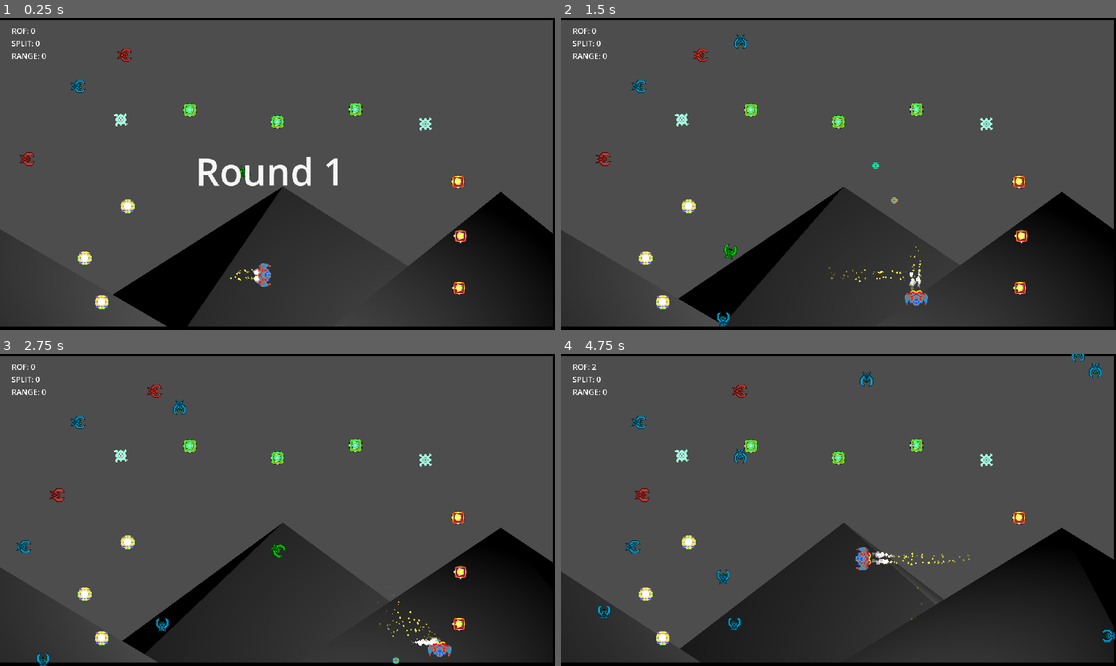
Above: before the commit, frames 1-4 (two rows, left to right).
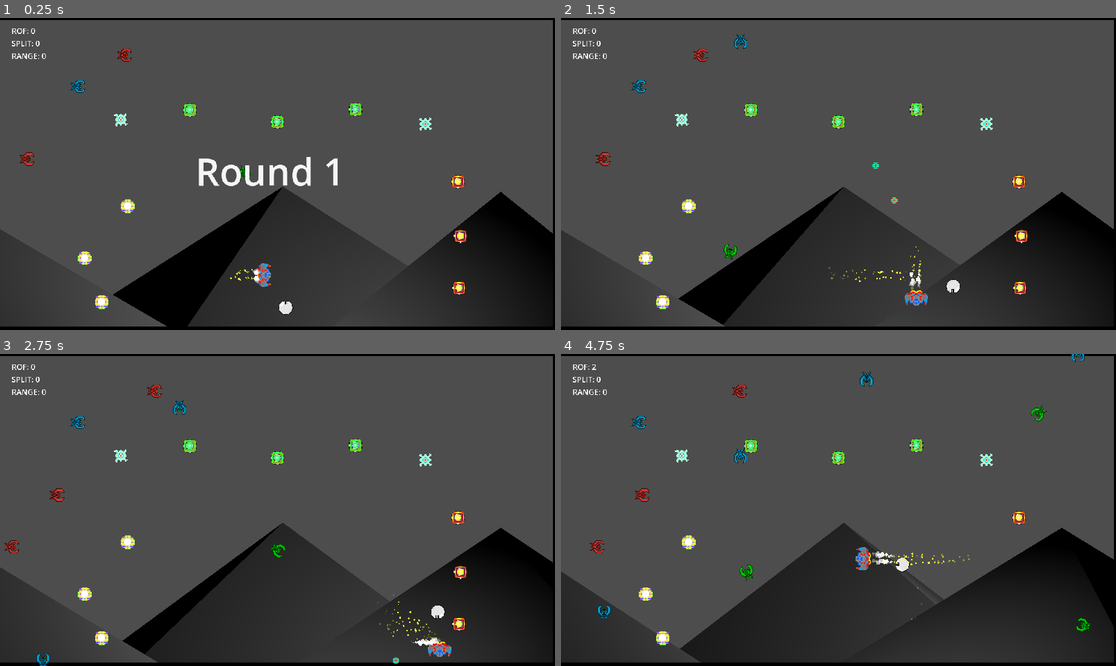
Above: after the commit, the same moments.

Repository: gamkedo-la/AttackStackCharlie
Game: Godot game, scene res://Levels/TestLevelA.tscn
The game is run twice, just before and just after one commit, with the same random seed, the same clock (stepped at 60 frames per second) and the same inputs. This scene is started directly instead of the project's main scene. Sound files missing from this copy of the repository are replaced by a short silence.
Inputs:
- Up to frame 1 (0.25 s): no input
- Up to frame 2 (1.5 s): hold D (move right) 0.53-1.28 s; hold Space (shoot) 0.53-1.28 s; hold S (move down) from 1.28 s (still down); tap Space (shoot) at 1.35 s
- Up to frame 3 (2.75 s): release S (move down) at 2.03 s; hold D (move right) from 2.03 s (still down); hold Space (shoot) from 2.03 s (still down)
- Up to frame 4 (4.75 s): release D (move right) at 2.78 s; release Space (shoot) at 2.78 s; hold W (move up) 2.78-3.53 s; tap Space (shoot) at 2.85, 4.35 s; hold Space (shoot) 3.53-4.28 s; hold A (move left) from 3.53 s (still down)

The runs differ from the first frame. In frame 1, less than 0.1% of the frame differs, in the area x 50-53%, y 90-96%; in frame 2, 0.2%; in frame 3, 0.3%; in frame 4, 0.7%, in the area x 5-100%, y 2-93%.

Commit message:
Variable enemy edge spawn per stage (inspector authoring currently... not ideal)

Diff:
--- a/Enemies/EnemyEdgeSpawning.gd
+++ b/Enemies/EnemyEdgeSpawning.gd
@@ -1,21 +1,47 @@
 extends Node2D
 
-var enemy_scene = preload("res://Enemies/EvilSlider.tscn")
-var max_enemies = 25
+@export var enemy_data: Array[Dictionary] = [
+	{"scene": preload("res://Enemies/EvilRusher.tscn"), "weight": 1},
+	{"scene": preload("res://Enemies/EvilSlider.tscn"), "weight": 3},
+	{"scene": preload("res://Enemies/EvilCircler.tscn"), "weight": 2}
+]
+@export var minRespawnTime: float = 0.25
+@export var maxRespawnTime: float = 0.75
+@export var maxEnemies: int = 25
+
 
 func _ready():
 	spawn_loop()
 
 func spawn_loop():
 	while true:
-		var delay_time = randf_range(0.25, 0.75)
+		var delay_time = randf_range(minRespawnTime, maxRespawnTime)
 		var timer = get_tree().create_timer(delay_time)
 		await timer.timeout
-		if get_node_count() < max_enemies:
+		if get_node_count() < maxEnemies:
 			spawn_enemy_at_random_edge()
 
 func get_node_count():
 	return get_tree().get_nodes_in_group("enemies").size()
+
+func get_spawn_weight_total():
+	var total_weight = 0
+	for data in enemy_data:
+		total_weight += data["weight"]
+	return total_weight
+
+func select_enemy_scene():
+	var total_weight = get_spawn_weight_total()
+	var random_value = randi() % total_weight
+	var current_weight = 0
+
+	for data in enemy_data:
+		current_weight += data["weight"]
+		if random_value < current_weight:
+			return data["scene"]
+
+	print("I messed up the spawn ratio logic this should not be seen - cdeleon");
+	return null
 
 func spawn_enemy_at_random_edge():
 	var viewport_size = get_viewport_rect().size
@@ -23,7 +49,7 @@
 	# Randomly select an edge: 0 = top, 1 = bottom, 2 = left, 3 = right
 	var edge = randi() % 4
 	var spawn_position = Vector2()
-	var enemy = enemy_scene.instantiate()
+	var enemy = select_enemy_scene().instantiate()
 	match edge:
 		0: # Top
 			enemy.setDirection(Vector2.DOWN)
--- a/Enemies/EvilCircler.tscn
+++ b/Enemies/EvilCircler.tscn
@@ -1,7 +1,7 @@
 [gd_scene load_steps=5 format=3 uid="uid://d12rmco0pfhyc"]
 
-[ext_resource type="Script" path="res://Enemies/EvilCircler.gd" id="1_fbonj"]
-[ext_resource type="Texture2D" uid="uid://c8qh1tgr28e8r" path="res://Enemies/EnemyCraftMain.png" id="2_o4jaw"]
+[ext_resource type="Script" path="res://Enemies/Scripts/EvilCircler.gd" id="1_87sve"]
+[ext_resource type="Texture2D" uid="uid://c8qh1tgr28e8r" path="res://Enemies/Art/EnemyCraftMain.png" id="2_kc2ov"]
 
 [sub_resource type="CircleShape2D" id="CircleShape2D_cio05"]
 radius = 9.0
@@ -11,7 +11,7 @@
 
 [node name="EvilCircler" type="Area2D"]
 collision_layer = 2
-script = ExtResource("1_fbonj")
+script = ExtResource("1_87sve")
 
 [node name="CollisionShape2D" type="CollisionShape2D" parent="."]
 shape = SubResource("CircleShape2D_cio05")
@@ -25,7 +25,7 @@
 
 [node name="EnemyCraftMain" type="Sprite2D" parent="."]
 modulate = Color(0, 1, 0, 1)
-texture = ExtResource("2_o4jaw")
+texture = ExtResource("2_kc2ov")
 
 [connection signal="area_entered" from="ProjectileDetector" to="." method="_on_projectile_detector_area_entered"]
 [connection signal="screen_exited" from="VisibleOnScreenNotifier2D" to="." method="_on_visible_on_screen_notifier_2d_screen_exited"]
--- a/Enemies/EvilRusher.tscn
+++ b/Enemies/EvilRusher.tscn
@@ -1,7 +1,7 @@
 [gd_scene load_steps=5 format=3 uid="uid://b87ldi225us4h"]
 
-[ext_resource type="Script" path="res://Enemies/EvilRusher.gd" id="1_nb0f4"]
-[ext_resource type="Texture2D" uid="uid://c8qh1tgr28e8r" path="res://Enemies/EnemyCraftMain.png" id="2_aedwa"]
+[ext_resource type="Script" path="res://Enemies/Scripts/EvilRusher.gd" id="1_2rxwd"]
+[ext_resource type="Texture2D" uid="uid://c8qh1tgr28e8r" path="res://Enemies/Art/EnemyCraftMain.png" id="2_472mj"]
 
 [sub_resource type="CircleShape2D" id="CircleShape2D_cio05"]
 radius = 9.0
@@ -11,7 +11,7 @@
 
 [node name="EvilRusher" type="Area2D"]
 collision_layer = 2
-script = ExtResource("1_nb0f4")
+script = ExtResource("1_2rxwd")
 
 [node name="CollisionShape2D" type="CollisionShape2D" parent="."]
 shape = SubResource("CircleShape2D_cio05")
@@ -25,7 +25,7 @@
 
 [node name="EnemyCraftMain" type="Sprite2D" parent="."]
 modulate = Color(1, 0.254902, 0.227451, 1)
-texture = ExtResource("2_aedwa")
+texture = ExtResource("2_472mj")
 
 [connection signal="area_entered" from="ProjectileDetector" to="." method="_on_projectile_detector_area_entered"]
 [connection signal="screen_exited" from="VisibleOnScreenNotifier2D" to="." method="_on_visible_on_screen_notifier_2d_screen_exited"]
--- a/Enemies/EvilSlider.tscn
+++ b/Enemies/EvilSlider.tscn
@@ -1,7 +1,7 @@
 [gd_scene load_steps=5 format=3 uid="uid://cfc6nu2yaw6cd"]
 
-[ext_resource type="Script" path="res://Enemies/EvilSlider.gd" id="1_5p6gb"]
-[ext_resource type="Texture2D" uid="uid://c8qh1tgr28e8r" path="res://Enemies/EnemyCraftMain.png" id="2_1jdsd"]
+[ext_resource type="Script" path="res://Enemies/Scripts/EvilSlider.gd" id="1_nju7s"]
+[ext_resource type="Texture2D" uid="uid://c8qh1tgr28e8r" path="res://Enemies/Art/EnemyCraftMain.png" id="2_88m1p"]
 
 [sub_resource type="CircleShape2D" id="CircleShape2D_cio05"]
 radius = 9.0
@@ -11,7 +11,7 @@
 
 [node name="EvilSlider" type="Area2D"]
 collision_layer = 2
-script = ExtResource("1_5p6gb")
+script = ExtResource("1_nju7s")
 
 [node name="CollisionShape2D" type="CollisionShape2D" parent="."]
 shape = SubResource("CircleShape2D_cio05")
@@ -25,7 +25,7 @@
 
 [node name="EnemyCraftMain" type="Sprite2D" parent="."]
 modulate = Color(0, 0.756863, 1, 1)
-texture = ExtResource("2_1jdsd")
+texture = ExtResource("2_88m1p")
 
 [connection signal="area_entered" from="ProjectileDetector" to="." method="_on_projectile_detector_area_entered"]
 [connection signal="screen_exited" from="VisibleOnScreenNotifier2D" to="." method="_on_visible_on_screen_notifier_2d_screen_exited"]
--- a/Enemies/EvilSpikes.tscn
+++ b/Enemies/EvilSpikes.tscn
@@ -1,14 +1,14 @@
 [gd_scene load_steps=8 format=3 uid="uid://cj7rg0xhytvee"]
 
-[ext_resource type="Script" path="res://Enemies/EvilSpikes.gd" id="1_5br4y"]
-[ext_resource type="Texture2D" uid="uid://dprmolug2e317" path="res://Enemies/EvilSpikes-Sheet.png" id="2_die8i"]
+[ext_resource type="Script" path="res://Enemies/Scripts/EvilSpikes.gd" id="1_o4rim"]
+[ext_resource type="Texture2D" uid="uid://dprmolug2e317" path="res://Enemies/Art/EvilSpikes-Sheet.png" id="2_hji4a"]
 
 [sub_resource type="AtlasTexture" id="AtlasTexture_apqvm"]
-atlas = ExtResource("2_die8i")
+atlas = ExtResource("2_hji4a")
 region = Rect2(0, 0, 32, 32)
 
 [sub_resource type="AtlasTexture" id="AtlasTexture_enjn8"]
-atlas = ExtResource("2_die8i")
+atlas = ExtResource("2_hji4a")
 region = Rect2(32, 0, 32, 32)
 
 [sub_resource type="SpriteFrames" id="SpriteFrames_wk7pd"]
@@ -33,7 +33,7 @@
 
 [node name="EvilSpikes" type="Area2D"]
 collision_layer = 2
-script = ExtResource("1_5br4y")
+script = ExtResource("1_o4rim")
 
 [node name="AnimatedSprite2D" type="AnimatedSprite2D" parent="."]
 sprite_frames = SubResource("SpriteFrames_wk7pd")
--- a/Enemies/EvilCircler.gd
+++ b/Enemies/Scripts/EvilCircler.gd
@@ -1,4 +1,4 @@
-extends "res://Enemies/Enemy.gd"
+extends "res://Enemies/Scripts/Enemy.gd"
 
 const ROTATE_SPEED = 0.2
 const CIRCLE_DISTANCE = 400
--- a/Enemies/EvilRusher.gd
+++ b/Enemies/Scripts/EvilRusher.gd
@@ -1,4 +1,4 @@
-extends "res://Enemies/Enemy.gd"
+extends "res://Enemies/Scripts/Enemy.gd"
 
 const HUNT_SPEED = 25
 const RUSH_SPEED = 95
--- a/Enemies/EvilSlider.gd
+++ b/Enemies/Scripts/EvilSlider.gd
@@ -1,4 +1,4 @@
-extends "res://Enemies/Enemy.gd"
+extends "res://Enemies/Scripts/Enemy.gd"
 
 func _ready():
 	pass
--- a/Enemies/EvilSpikes.gd
+++ b/Enemies/Scripts/EvilSpikes.gd
@@ -1,4 +1,4 @@
-extends "res://Enemies/Enemy.gd"
+extends "res://Enemies/Scripts/Enemy.gd"
 
 func _ready():
 	pass
--- a/Levels/TestLevelA.tscn
+++ b/Levels/TestLevelA.tscn
@@ -19,7 +19,6 @@
 script = ExtResource("1_4o0gi")
 
 [node name="Playerdrone" parent="." instance=ExtResource("2_ojseh")]
-visible = false
 position = Vector2(526, 392)
 
 [node name="Enemies" type="Node2D" parent="."]
--- a/Levels/TestLevelB.tscn
+++ b/Levels/TestLevelB.tscn
@@ -1,7 +1,6 @@
-[gd_scene load_steps=7 format=3 uid="uid://b5l5coih5r1su"]
+[gd_scene load_steps=6 format=3 uid="uid://b5l5coih5r1su"]
 
 [ext_resource type="Script" path="res://Levels/MainPlay.gd" id="1_2d853"]
-[ext_resource type="PackedScene" uid="uid://ctoiuwlmdykfy" path="res://Player/playerdrone.tscn" id="2_3iq38"]
 [ext_resource type="Script" path="res://Enemies/EnemyEdgeSpawning.gd" id="3_einjh"]
 [ext_resource type="PackedScene" uid="uid://0xcemwtyox3a" path="res://Models/pyramid.glb" id="11_uybkw"]
 [ext_resource type="Script" path="res://Models/3dspin.gd" id="12_d02ne"]
@@ -10,10 +9,6 @@
 [node name="MainPlay" type="Node2D"]
 process_mode = 1
 script = ExtResource("1_2d853")
-
-[node name="Playerdrone" parent="." instance=ExtResource("2_3iq38")]
-visible = false
-position = Vector2(526, 392)
 
 [node name="Enemies" type="Node2D" parent="."]
 script = ExtResource("3_einjh")
Renamed: Enemies/EnemyCraftMain.png -> Enemies/Art/EnemyCraftMain.png
Not shown, changed: Enemies/Art/EnemyCraftMain.png.import
Renamed: Enemies/EvilSpikes-Sheet.png -> Enemies/Art/EvilSpikes-Sheet.png
Not shown, changed: Enemies/Art/EvilSpikes-Sheet.png.import
Renamed: Enemies/EvilSpikes.png -> Enemies/Art/EvilSpikes.png
Not shown, changed: Enemies/Art/EvilSpikes.png.import
Renamed: Enemies/outdated_placeholder_sprites/EvilCircler.png -> Enemies/Art/outdated_placeholder_sprites/EvilCircler.png
Not shown, changed: Enemies/Art/outdated_placeholder_sprites/EvilCircler.png.import
Renamed: Enemies/outdated_placeholder_sprites/EvilRusher.png -> Enemies/Art/outdated_placeholder_sprites/EvilRusher.png
Not shown, changed: Enemies/Art/outdated_placeholder_sprites/EvilRusher.png.import
Renamed: Enemies/outdated_placeholder_sprites/EvilSlider.png -> Enemies/Art/outdated_placeholder_sprites/EvilSlider.png
Not shown, changed: Enemies/Art/outdated_placeholder_sprites/EvilSlider.png.import
(and 1 more such lines)
